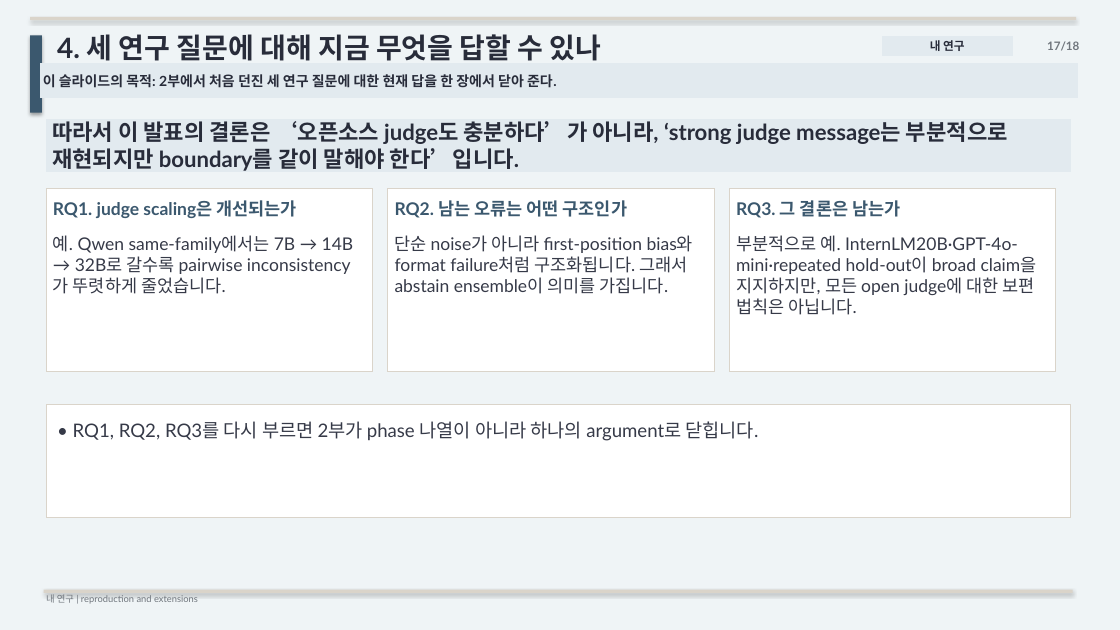
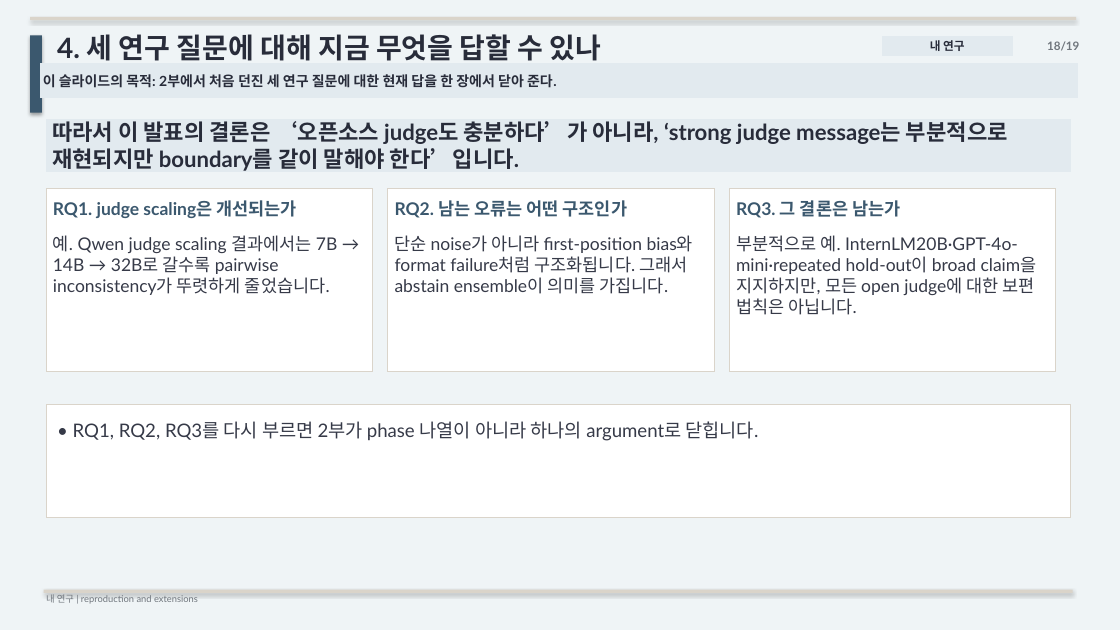
Before and after one commit to kook222/mt_bench_repro, a slide deck: slide 18 of presentation/mt_bench_paper_study.pptx (slide 17 before the commit). Drawn at 1120x630 pixels with LibreOffice and Linux fonts; fonts in the diff are those of the drawing. Boxes give left, top, right and bottom in pixels: in the first picture for what was removed or moved away, otherwise in the second. Text is boxed around its words. In the diff, an @@ line names an element or a change of style, - is before the commit and + after.

```diff
--- a/presentation/mt_bench_paper_study.pptx
+++ b/presentation/mt_bench_paper_study.pptx
@@ text at <box>1047,41,1079,51</box>: text changed @@
-17/18
+18/19
@@ text at <box>53,235,337,295</box>: text changed @@
-예. Qwen same-family에서는 7B → 14B → 32B로 갈수록 pairwise inconsistency가 뚜렷하게 줄었습니다.
+예. Qwen judge scaling 결과에서는 7B → 14B → 32B로 갈수록 pairwise inconsistency가 뚜렷하게 줄었습니다.
```
Also in this commit, not shown: 16 other slides changed, 1 slide added, 6 other files.
